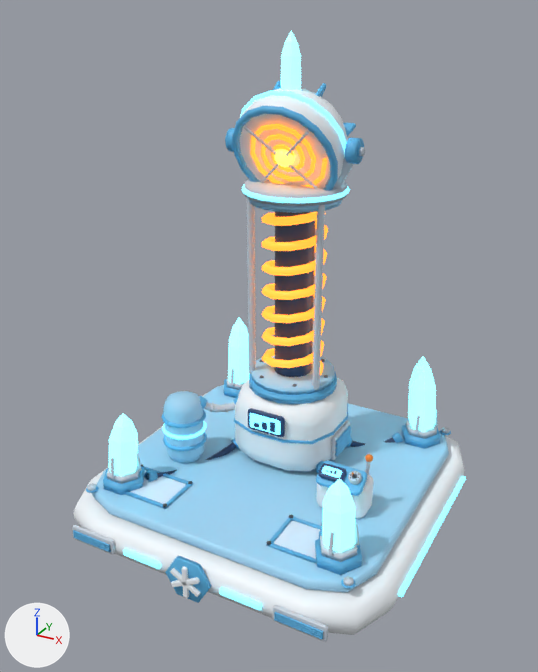
The FBX model store-assets/buildings/HeatLamp/fbx/HeatLamp_T3.fbx, before and after one commit.
One viewpoint serves both versions: a 50 mm lens placed at (6.84, -12.96, 10.47), pointed at (-0.03, -0.47, 4.23). The axes (+X, +Y, +Z) are drawn at lower left. The lights are the same throughout. The first picture is the older version. Vertices at exactly the same position are counted once.

Names of what the first picture shows: 'HeatLampT3Base', 'HeatLampT3BaseGlow', 'HeatLampT3Cables', 'HeatLampT3Coil', 'HeatLampT3CoilGlow', 'HeatLampT3Crystals', 'HeatLampT3CrystalsGlow', 'HeatLampT3Deck', 'HeatLampT3DeckGlow', 'HeatLampT3Desk', 'HeatLampT3DeskGlow', 'HeatLampT3Head', 'HeatLampT3HeadGlow', 'HeatLampT3Yoke'.
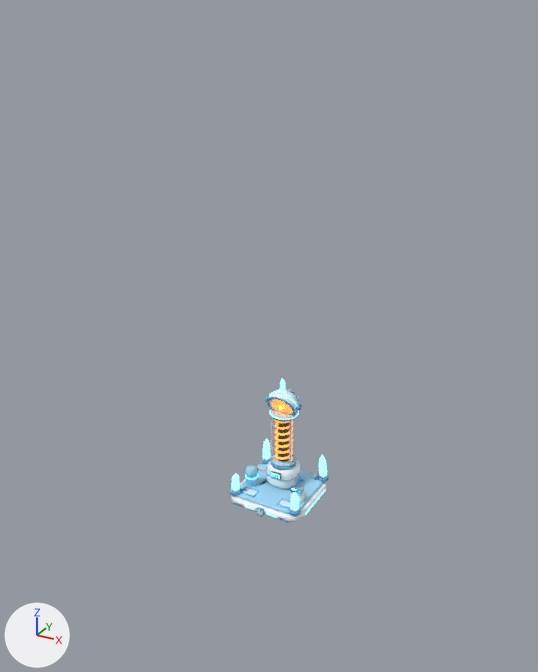
Where the newer file only moved an object's origin or applied its transform, the numbers keep the older frame.

Boxes [x1, y1, x2, y2] around the edits, measured in the pictures (538 x 672 px):
'HeatLampT3Deck', rescaled (75% narrower, 76% shorter)
    before: [72, 385, 465, 642]
    after: [231, 463, 327, 523]
'HeatLampT3Coil', moved, rescaled (72% narrower, 73% shorter)
    before: [245, 179, 347, 404]
    after: [270, 410, 298, 470]
'HeatLampT3Base', moved, rescaled (69% narrower, 68% shorter)
    before: [234, 378, 351, 471]
    after: [266, 460, 301, 489]
'HeatLampT3Head', moved, rescaled (73% narrower, 73% shorter)
    before: [232, 81, 356, 191]
    after: [267, 386, 300, 415]
'HeatLampT3CrystalsGlow', moved, rescaled (70% narrower, 70% shorter)
    before: [109, 317, 436, 553]
    after: [231, 439, 327, 510]
'HeatLampT3CoilGlow', moved, rescaled (72% narrower, 73% shorter)
    before: [242, 184, 350, 375]
    after: [269, 411, 299, 461]
'HeatLampT3Desk', moved, rescaled (71% narrower, 71% shorter)
    before: [161, 391, 374, 519]
    after: [245, 465, 305, 502]
'HeatLampT3HeadGlow', moved, rescaled (73% narrower, 77% shorter)
    before: [240, 31, 347, 188]
    after: [269, 378, 297, 414]
'HeatLampT3Crystals', moved, rescaled (71% narrower, 69% shorter)
    before: [103, 369, 441, 575]
    after: [230, 453, 329, 516]
'HeatLampT3DeckGlow', rescaled
    before: [123, 476, 466, 610]
    after: [245, 489, 326, 518]
'HeatLampT3Cables', moved, rescaled
    before: [145, 396, 404, 539]
    after: [241, 392, 317, 506]
'HeatLampT3Yoke', moved, rescaled (73% narrower, 66% shorter)
    before: [225, 128, 365, 189]
    after: [265, 395, 302, 415]
'HeatLampT3BaseGlow', moved, rescaled
    before: [250, 413, 281, 435]
    after: [271, 472, 280, 479]
'HeatLampT3DeskGlow', moved, rescaled (71% narrower, 68% shorter)
    before: [162, 422, 342, 478]
    after: [245, 474, 297, 491]

What changed in the scene script:
```text
Change me_heatlampt3headglow_001:
    remove me_heatlampt3headglow_001.from_pydata(...)  # 386 vertices, 402 faces; spans x -1.21..1.21, y -0.22..1.01, z 6.93..10.11
    add me_heatlampt3headglow_001.from_pydata(...)  # 386 vertices, 402 faces; spans x -0.37..0.37, y -0.06..0.31, z 2.04..3.0
    me_heatlampt3headglow_001 part 1: the whole mesh is scaled about its middle by 0.302, then moved by (0.0, -0.27, -6.0)
Change me_heatlampt3crystalsglow_001:
    remove me_heatlampt3crystalsglow_001.from_pydata(...)  # 104 vertices, 120 faces; spans x -2.88..2.88, y -2.74..2.74, z 1.21..3.18
    add me_heatlampt3crystalsglow_001.from_pydata(...)  # 104 vertices, 120 faces; spans x -0.87..0.87, y -0.82..0.83, z 0.31..0.9
    me_heatlampt3crystalsglow_001 part 11: the whole mesh is scaled about its middle by 0.302, then moved by (0.0, 0.01, -1.59)
Change me_heatlampt3yoke_001:
    remove me_heatlampt3yoke_001.from_pydata(...)  # 262 vertices, 322 faces; spans x -1.5..1.5, y 0.21..0.7, z 7.17..8.24
    add me_heatlampt3yoke_001.from_pydata(...)  # 262 vertices, 322 faces; spans x -0.45..0.45, y 0.07..0.22, z 2.11..2.44
    me_heatlampt3yoke_001 part 10: the whole mesh is scaled about its middle by 0.302, then moved by (0.0, -0.31, -5.43)
Change me_heatlampt3desk_001:
    remove me_heatlampt3desk_001.from_pydata(...)  # 821 vertices, 918 faces; spans x -2.5..2.55, y -1.41..-0.39, z 0.95..2.51
    add me_heatlampt3desk_001.from_pydata(...)  # 821 vertices, 918 faces; spans x -0.76..0.77, y -0.42..-0.11, z 0.23..0.7
    me_heatlampt3desk_001 part 8: the whole mesh is scaled about its middle by 0.302, then moved by (-0.02, 0.63, -1.26)
Change me_heatlampt3crystals_001:
    remove me_heatlampt3crystals_001.from_pydata(...)  # 684 vertices, 816 faces; spans x -3.03..3.03, y -2.87..2.87, z 0.95..1.75
    add me_heatlampt3crystals_001.from_pydata(...)  # 684 vertices, 816 faces; spans x -0.92..0.92, y -0.86..0.87, z 0.23..0.47
    me_heatlampt3crystals_001 part 7: the whole mesh is scaled about its middle by 0.302, then moved by (0.0, 0.01, -1.0)
Change me_heatlampt3base_001:
    remove me_heatlampt3base_001.from_pydata(...)  # 544 vertices, 584 faces; spans x -1.34..1.34, y -0.74..1.83, z 0.95..2.65
    add me_heatlampt3base_001.from_pydata(...)  # 544 vertices, 584 faces; spans x -0.4..0.4, y -0.22..0.56, z 0.23..0.75
    me_heatlampt3base_001 part 3: the whole mesh is scaled about its middle by 0.302, then moved by (0.0, -0.38, -1.31)
Change me_heatlampt3cables_001:
    remove me_heatlampt3cables_001.from_pydata(...)  # 1216 vertices, 1372 faces; spans x -2.27..2.26, y -2.22..2.26, z 0.77..8.55
    add me_heatlampt3cables_001.from_pydata(...)  # 1216 vertices, 1372 faces; spans x -0.68..0.68, y -0.67..0.69, z 0.18..2.53
    me_heatlampt3cables_001 part 4: the whole mesh is scaled about its middle by 0.302, then moved by (0.0, -0.01, -3.31)
Change me_heatlampt3baseglow_001:
    remove me_heatlampt3baseglow_001.from_pydata(...)  # 72 vertices, 80 faces; spans x -0.38..0.38, y -0.715..-0.685, z 2.07..2.43
    add me_heatlampt3baseglow_001.from_pydata(...)  # 72 vertices, 80 faces; spans x -0.115..0.115, y -0.211..-0.202, z 0.571..0.68
    me_heatlampt3baseglow_001 part 6: the whole mesh is scaled about its middle by 0.302, then moved by (0.0, 0.494, -1.625)
Change me_heatlampt3head_001:
    remove me_heatlampt3head_001.from_pydata(...)  # 978 vertices, 1095 faces; spans x -1.15..1.15, y -0.45..1.58, z 6.82..9.16
    add me_heatlampt3head_001.from_pydata(...)  # 978 vertices, 1095 faces; spans x -0.35..0.35, y -0.13..0.48, z 2.01..2.72
    me_heatlampt3head_001 part 12: the whole mesh is scaled about its middle by 0.302, then moved by (0.0, -0.39, -5.63)
Change me_heatlampt3deskglow_001:
    remove me_heatlampt3deskglow_001.from_pydata(...)  # 138 vertices, 146 faces; spans x -2.5..2.02, y -1.41..-0.39, z 1.67..1.95
    add me_heatlampt3deskglow_001.from_pydata(...)  # 138 vertices, 146 faces; spans x -0.76..0.61, y -0.42..-0.11, z 0.45..0.54
    me_heatlampt3deskglow_001 part 9: the whole mesh is scaled about its middle by 0.302, then moved by (0.17, 0.63, -1.32)
Change me_heatlampt3coil_001:
    remove me_heatlampt3coil_001.from_pydata(...)  # 595 vertices, 749 faces; spans x -1.05..1.05, y -0.43..1.63, z 2.65..7.22
    add me_heatlampt3coil_001.from_pydata(...)  # 595 vertices, 749 faces; spans x -0.32..0.32, y -0.13..0.5, z 0.75..2.13
    me_heatlampt3coil_001 part 2: the whole mesh is scaled about its middle by 0.302, then moved by (0.0, -0.41, -3.5)
Change me_heatlampt3coilglow_001:
    remove me_heatlampt3coilglow_001.from_pydata(...)  # 534 vertices, 536 faces; spans x -1.11..1.11, y -0.49..1.69, z 2.91..7.15
    add me_heatlampt3coilglow_001.from_pydata(...)  # 534 vertices, 536 faces; spans x -0.34..0.34, y -0.14..0.52, z 0.83..2.11
    me_heatlampt3coilglow_001 part 5: the whole mesh is scaled about its middle by 0.302, then moved by (0.0, -0.41, -3.57)
Change ob_heatlampt3deckglow:
    ob_heatlampt3deckglow.scale: (1.0, 1.0, 1.0) -> (0.25, 0.25, 0.25)
Change ob_heatlampt3deck:
    ob_heatlampt3deck.scale: (1.0, 1.0, 1.0) -> (0.25, 0.25, 0.25)
```
